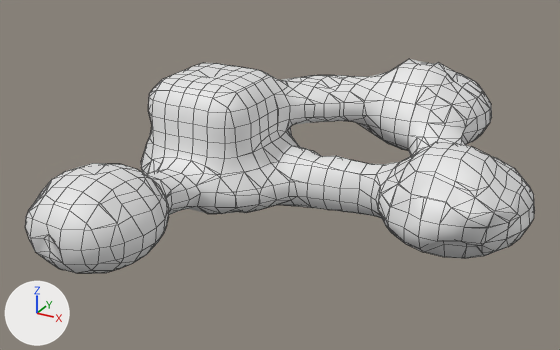
Renders of the FBX model Meshes/Level 3/cueva 1.fbx from each side of a commit.
Both versions are drawn from a camera (50 mm lens) standing at (55.4, -110.2, 50.2) and looking at (-1.3, -7.2, -1.3). The lights are fixed; the arrows at lower left show +X, +Y and +Z. Mesh edges are drawn as thin lines.

Objects in the first picture: 'Mball.001'.
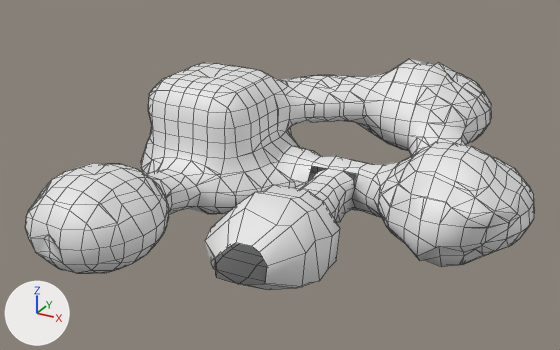
The change, as a list of edits to the scene's bpy script:
```text
Change me_mball_001:
    used by ob_mball_001; location = (0.0, 0.0, 0.0)
    verts and faces of me_mball_001; kept vertices keep their numbers, new ones are numbered from 1474
    before: 124 (25.0, -12.2, -5.6) at pixel (419, 248), 126 (25.0, -10.6, -7.0) at pixel (422, 252), 127 (25.0, -8.6, -8.1) at pixel (426, 252), 130 (25.0, -7.7, -8.5) at pixel (428, 252), 225 (30.6, -7.7, -8.0) at pixel (464, 258)
    before: 227 (30.6, -7.4, -8.1) at pixel (465, 258), 228 (31.1, -9.0, -5.3) at pixel (466, 246), 229 (32.4, -9.1, -4.6) at pixel (476, 245), 231 (31.1, -9.6, -4.4) at pixel (466, 243), 232 (30.9, -11.7, -3.1) at pixel (461, 241)
    before: 251 (27.8, -13.3, -3.1) at pixel (437, 241), 254 (27.8, -10.9, -3.4), 255 (27.8, -9.8, -5.3) at pixel (443, 244), 256 (30.1, -7.7, -8.1) at pixel (461, 258), 257 (27.8, -8.6, -8.1) at pixel (444, 257)
    before: 258 (27.8, -7.7, -8.5) at pixel (446, 256)
    remove me_mball_001.from_pydata(...)  # 1474 vertices, 1877 faces; spans x -29.6..38.4, y -44.4..38.3, z -10.9..12.6
    add me_mball_001.from_pydata(...)  # 1593 vertices, 1988 faces; spans x -29.6..38.4, y -44.4..38.3, z -10.9..12.6
    me_mball_001 part 1
    add verts[124] = (25.0, -13.2, -6.4)  # moved, pixel (416, 256)
    add verts[126] = (25.0, -11.8, -7.9)  # moved, pixel (419, 260)
    add verts[127] = (25.0, -9.7, -8.8)  # moved, pixel (423, 259)
    add verts[256] = (30.1, -8.8, -8.8)  # moved, pixel (458, 265)
    add verts[130] = (25.0, -8.6, -8.9)  # moved
    add verts[225] = (30.6, -8.7, -8.6)  # moved, pixel (462, 264)
    add verts[227] = (30.6, -8.2, -8.6)  # moved, pixel (463, 263)
    add verts[228] = (31.1, -10.2, -6.1)  # moved, pixel (464, 255)
    add verts[258] = (27.8, -8.9, -9.3)  # moved
    add verts[229] = (32.4, -9.5, -5.1)  # moved, pixel (475, 249)
    add verts[231] = (31.1, -10.7, -5.3)  # moved, pixel (463, 252)
    add verts[232] = (30.9, -12.3, -3.7)  # moved, pixel (460, 246)
    add verts[251] = (27.8, -14.0, -3.8)  # moved, pixel (435, 247)
    add verts[254] = (27.8, -12.3, -4.4)  # moved, pixel (438, 246)
    add verts[255] = (27.8, -11.3, -6.5)  # moved, pixel (439, 256)
    add verts[257] = (27.8, -9.9, -9.1)  # moved, pixel (441, 266)
    me_mball_001 part 2
    6 vertices are removed from x 2.3..10.8, y -4.4..-2.1, z -7.5..-0.6
    18 faces are deleted
    15 vertices move from x 5.2..14.9, y -4.9..-1.2, z -8.1..-0.5 to x 5.2..14.5, y -5.4..-0.2, z -8.1..0.5
    111 vertices are added at x -1.5..14.7, y -33.4..-2.1, z -9.1..3.6
    8 new vertices lie (0.0, 2.7, 0.0) away from vertices in x -1.5..14.7, y -25.2..-20.7, z -8.2..2.6
    6 new vertices lie (0.0, 3.0, 0.0) away from vertices in x 3.7..10.8, y -14.8..-8.7, z -5.6..-0.6
    129 new faces join them
```

Where the change shows, as pixel boxes [x1, y1, x2, y2] in the pictures (560 x 350 px; the box of a moved part takes in the faces that stretch with it):
'Mball.001', reshaped (8% taller): before [25, 59, 535, 273]; after [25, 59, 535, 290]
part 1 of me_mball_001, moved or reshaped: before [404, 220, 486, 258]; after [404, 220, 486, 267]
part 2 of me_mball_001, built on: before [295, 156, 383, 219]; after [205, 156, 383, 290]
